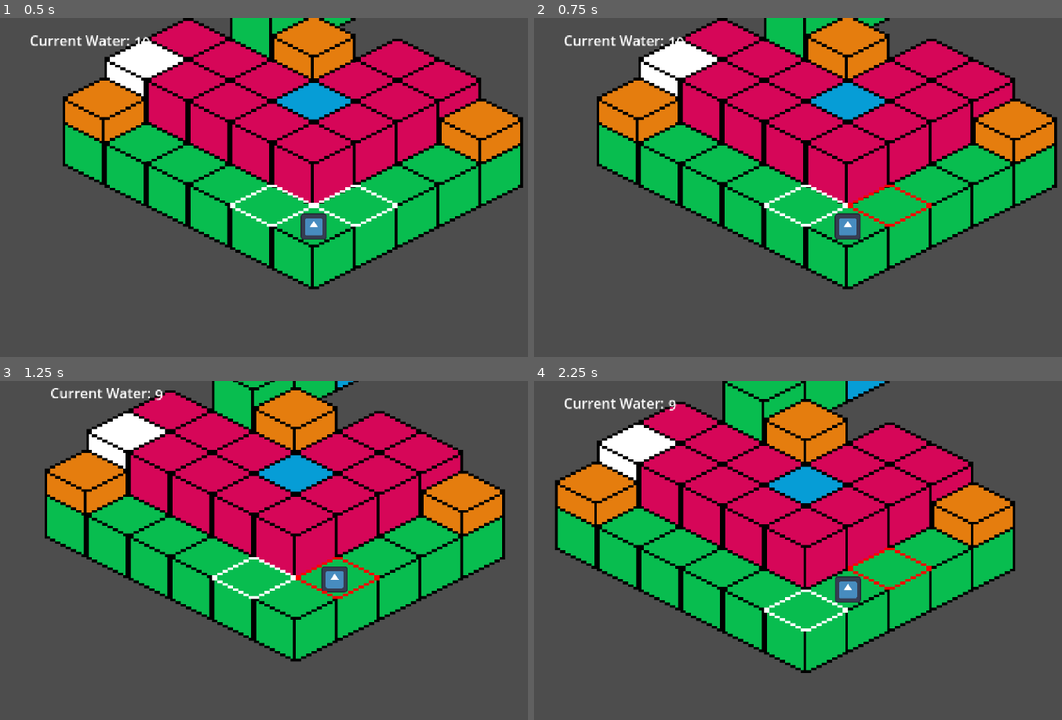
Above: before the commit, frames 1-4 (two rows, left to right).
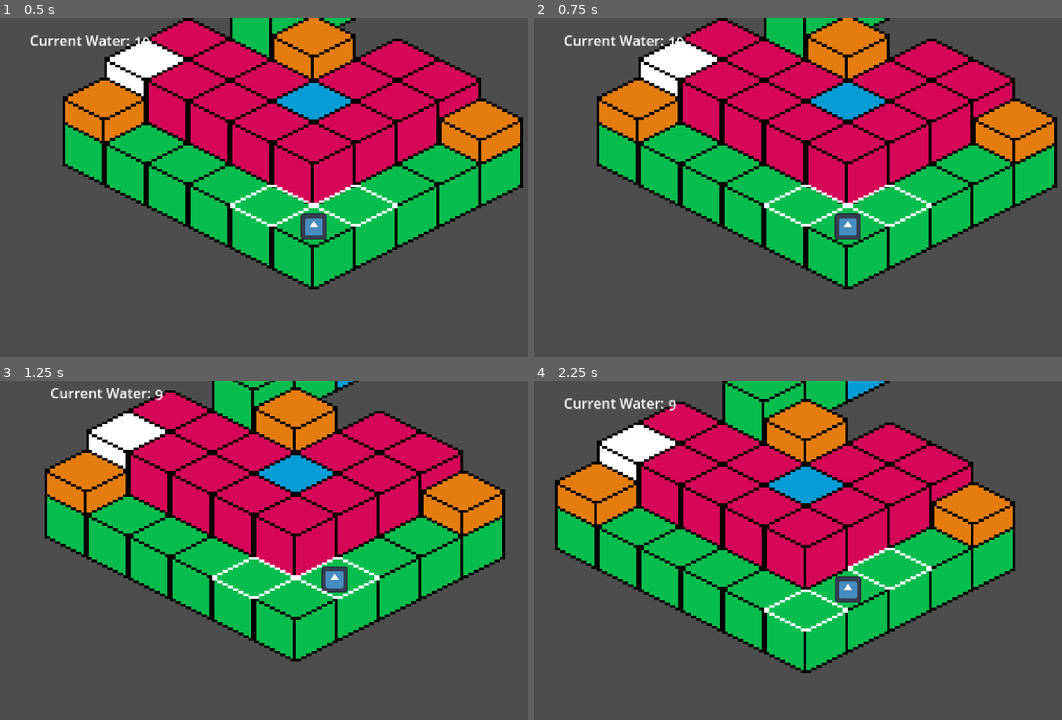
Above: after the commit, the same moments.

Repository: martinsi26/GameJam2024
Game: Godot game, scene res://Main.tscn
The game is run twice, just before and just after one commit, with the same random seed, the same clock (stepped at 60 frames per second) and the same inputs. The engine's default icon, where the game draws it, is replaced by a stand-in: a white triangle on a blue panel in a dark square. Sound files missing from this copy of the repository are replaced by a short silence.
Inputs:
- Up to frame 1 (0.5 s): no input
- Up to frame 2 (0.75 s): tap Enter at 0.5 s; hold D (move_right) from 0.53 s (still down)
- Up to frame 3 (1.25 s): keep holding D (move_right)
- Up to frame 4 (2.25 s): release D (move_right) at 1.28 s; hold S (move_down) 1.28-2.03 s; hold D (move_right) from 2.03 s (still down)

Frame 1 is identical in both runs. In frame 2, 0.3% of the frame differs, in the area x 59-76%, y 49-62%; in frame 3, 0.3%, in the area x 56-72%, y 51-65%; in frame 4, 0.3%.

Commit message:
fixed bug or potential bug

Diff:
--- a/gamejam2024/Fish/Fish.gd
+++ b/gamejam2024/Fish/Fish.gd
@@ -82,7 +82,7 @@
 	pass
 
 func _process(delta):
-	if current_tile.x != tt.x || current_tile.y != tt.y:
+	if current_tile.x != tt.x && current_tile.y != tt.y:
 		map.set_target_tile(current_neighbors, tt, self)
 
 	if current_water == 0:
